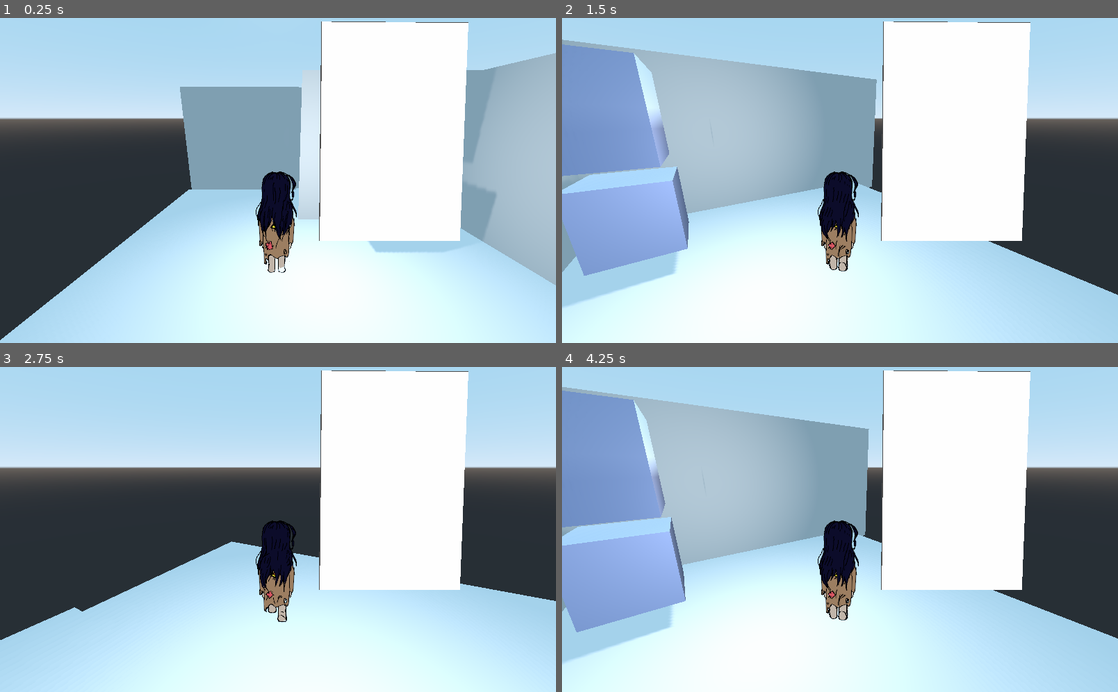
Above: before the commit, frames 1-4 (two rows, left to right).
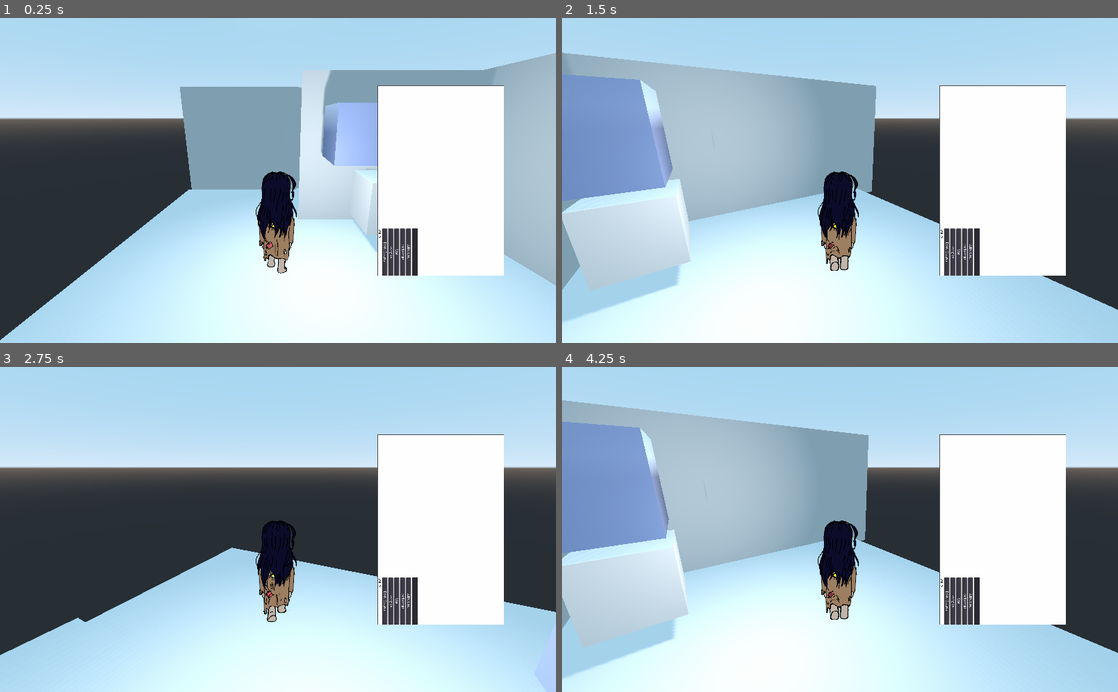
Above: after the commit, the same moments.

Repository: lmsonic/ArtGame
Game: Godot game, scene res://gui_in_3d.tscn
Two runs of this game, one before a commit and one after it. Both use one fixed random seed, a clock stepped at 60 frames per second and the inputs below.
Inputs (mouse positions are in pixels of both pictures, inside the frame that each line leads up to):
- Up to frame 1 (0.25 s): no input
- Up to frame 2 (1.5 s): move the mouse to (962, 164) at 0.52 s; press the mouse at (962, 164) at 0.53 s; hold Right (ui_right) 0.53-1.25 s; release the mouse at (962, 164) at 1.25 s; drag from (728, 196) to (812, 245) at 1.27 s
- Up to frame 3 (2.75 s): move the mouse to (333, 458) at 2.02 s; press the mouse at (333, 458) at 2.03 s; hold Right (ui_right) from 2.03 s (still down)
- Up to frame 4 (4.25 s): release Right (ui_right) at 2.75 s; release the mouse at (895, 458) at 2.75 s; drag from (812, 594) to (673, 480) at 2.77 s; move the mouse to (1006, 578) at 3.52 s; press the mouse at (1006, 578) at 3.53 s; hold Left (ui_left) from 3.53 s (still down)

The runs differ from the first frame. In frame 1, 17% of the frame differs, in the area x 46-91%, y 1-80%; in frame 2, 28%; in frame 3, 19%; in frame 4, 28%, in the area x 0-100%, y 1-96%.

Commit message:
fix disegno

Diff:
--- a/Draw.gd
+++ b/Draw.gd
@@ -7,10 +7,11 @@
 var lineStarted:=false
 var strokeId:=-1
 
-onready var labelText := $GUI/MarginContainer/HBoxContainer/VBoxContainer/Label
+onready var labelText := $GUIRecognizer/MarginContainer/HBoxContainer/VBoxContainer/Label
 
 func _ready():
 	Input.set_use_accumulated_input(false)
+
 
 func reset():
 	points.resize(0)
@@ -30,6 +31,7 @@
 		update()
 	if event.is_action_released("draw"):
 		points.push_back(Point.new(event.position.x,event.position.y,strokeId))
+		$GUIRecognizer/Timer.start(2.0)
 		lineStarted=false
 		update()
 
--- a/Draw.tscn
+++ b/Draw.tscn
@@ -14,8 +14,7 @@
 }
 paintWidth = 5.0
 
-[node name="GUI" type="Control" parent="."]
-visible = false
+[node name="GUIRecognizer" type="Control" parent="."]
 anchor_right = 1.0
 anchor_bottom = 1.0
 script = ExtResource( 3 )
@@ -23,53 +22,53 @@
 "_edit_use_anchors_": false
 }
 
-[node name="MarginContainer" type="MarginContainer" parent="GUI"]
+[node name="MarginContainer" type="MarginContainer" parent="GUIRecognizer"]
 anchor_right = 1.0
 anchor_bottom = 1.0
 __meta__ = {
 "_edit_use_anchors_": false
 }
 
-[node name="HBoxContainer" type="HBoxContainer" parent="GUI/MarginContainer"]
+[node name="HBoxContainer" type="HBoxContainer" parent="GUIRecognizer/MarginContainer"]
 margin_right = 1022.0
 margin_bottom = 597.0
 
-[node name="MarginContainer" type="MarginContainer" parent="GUI/MarginContainer/HBoxContainer"]
+[node name="MarginContainer" type="MarginContainer" parent="GUIRecognizer/MarginContainer/HBoxContainer"]
 margin_right = 252.0
 margin_bottom = 597.0
 size_flags_horizontal = 3
 
-[node name="MarginContainer2" type="MarginContainer" parent="GUI/MarginContainer/HBoxContainer"]
+[node name="MarginContainer2" type="MarginContainer" parent="GUIRecognizer/MarginContainer/HBoxContainer"]
 margin_left = 256.0
 margin_right = 509.0
 margin_bottom = 597.0
 size_flags_horizontal = 3
 
-[node name="MarginContainer3" type="MarginContainer" parent="GUI/MarginContainer/HBoxContainer"]
+[node name="MarginContainer3" type="MarginContainer" parent="GUIRecognizer/MarginContainer/HBoxContainer"]
 margin_left = 513.0
 margin_right = 765.0
 margin_bottom = 597.0
 size_flags_horizontal = 3
 
-[node name="VBoxContainer" type="VBoxContainer" parent="GUI/MarginContainer/HBoxContainer"]
+[node name="VBoxContainer" type="VBoxContainer" parent="GUIRecognizer/MarginContainer/HBoxContainer"]
 margin_left = 769.0
 margin_right = 1022.0
 margin_bottom = 597.0
 size_flags_horizontal = 3
 alignment = 2
 
-[node name="MarginContainer" type="MarginContainer" parent="GUI/MarginContainer/HBoxContainer/VBoxContainer"]
+[node name="MarginContainer" type="MarginContainer" parent="GUIRecognizer/MarginContainer/HBoxContainer/VBoxContainer"]
 margin_right = 253.0
 margin_bottom = 431.0
 size_flags_vertical = 3
 
-[node name="TextEdit" type="LineEdit" parent="GUI/MarginContainer/HBoxContainer/VBoxContainer"]
+[node name="TextEdit" type="LineEdit" parent="GUIRecognizer/MarginContainer/HBoxContainer/VBoxContainer"]
 margin_top = 435.0
 margin_right = 253.0
 margin_bottom = 459.0
 caret_blink_speed = 0.1
 
-[node name="Save" type="Button" parent="GUI/MarginContainer/HBoxContainer/VBoxContainer"]
+[node name="Save" type="Button" parent="GUIRecognizer/MarginContainer/HBoxContainer/VBoxContainer"]
 margin_top = 463.0
 margin_right = 253.0
 margin_bottom = 483.0
@@ -79,7 +78,7 @@
 "_edit_use_anchors_": false
 }
 
-[node name="Load" type="Button" parent="GUI/MarginContainer/HBoxContainer/VBoxContainer"]
+[node name="Load" type="Button" parent="GUIRecognizer/MarginContainer/HBoxContainer/VBoxContainer"]
 margin_top = 487.0
 margin_right = 253.0
 margin_bottom = 507.0
@@ -88,7 +87,7 @@
 "_edit_use_anchors_": false
 }
 
-[node name="Clear" type="Button" parent="GUI/MarginContainer/HBoxContainer/VBoxContainer"]
+[node name="Clear" type="Button" parent="GUIRecognizer/MarginContainer/HBoxContainer/VBoxContainer"]
 margin_top = 511.0
 margin_right = 253.0
 margin_bottom = 531.0
@@ -97,7 +96,7 @@
 "_edit_use_anchors_": false
 }
 
-[node name="Recognize" type="Button" parent="GUI/MarginContainer/HBoxContainer/VBoxContainer"]
+[node name="Recognize" type="Button" parent="GUIRecognizer/MarginContainer/HBoxContainer/VBoxContainer"]
 margin_top = 535.0
 margin_right = 253.0
 margin_bottom = 555.0
@@ -106,7 +105,7 @@
 "_edit_use_anchors_": false
 }
 
-[node name="DeleteGestures" type="Button" parent="GUI/MarginContainer/HBoxContainer/VBoxContainer"]
+[node name="DeleteGestures" type="Button" parent="GUIRecognizer/MarginContainer/HBoxContainer/VBoxContainer"]
 margin_top = 559.0
 margin_right = 253.0
 margin_bottom = 579.0
@@ -115,16 +114,21 @@
 "_edit_use_anchors_": false
 }
 
-[node name="Label" type="Label" parent="GUI/MarginContainer/HBoxContainer/VBoxContainer"]
+[node name="Label" type="Label" parent="GUIRecognizer/MarginContainer/HBoxContainer/VBoxContainer"]
 margin_top = 583.0
 margin_right = 253.0
 margin_bottom = 597.0
 custom_colors/font_color = Color( 0, 0, 0, 1 )
 text = "Gesture"
-[connection signal="clear" from="GUI" to="." method="reset"]
-[connection signal="show_gesture" from="GUI" to="." method="_on_show_gesture"]
-[connection signal="button_down" from="GUI/MarginContainer/HBoxContainer/VBoxContainer/Save" to="GUI" method="_on_save"]
-[connection signal="button_down" from="GUI/MarginContainer/HBoxContainer/VBoxContainer/Load" to="GUI" method="_on_load"]
-[connection signal="button_down" from="GUI/MarginContainer/HBoxContainer/VBoxContainer/Clear" to="." method="reset"]
-[connection signal="button_down" from="GUI/MarginContainer/HBoxContainer/VBoxContainer/Recognize" to="GUI" method="recognize"]
-[connection signal="button_down" from="GUI/MarginContainer/HBoxContainer/VBoxContainer/DeleteGestures" to="GUI" method="_on_DeleteGestures_button_down"]
+
+[node name="Timer" type="Timer" parent="GUIRecognizer"]
+one_shot = true
+[connection signal="clear" from="GUIRecognizer" to="." method="reset"]
+[connection signal="recognized" from="GUIRecognizer" to="." method="_on_GUIRecognizer_recognized"]
+[connection signal="show_gesture" from="GUIRecognizer" to="." method="_on_show_gesture"]
+[connection signal="button_down" from="GUIRecognizer/MarginContainer/HBoxContainer/VBoxContainer/Save" to="GUIRecognizer" method="_on_save"]
+[connection signal="button_down" from="GUIRecognizer/MarginContainer/HBoxContainer/VBoxContainer/Load" to="GUIRecognizer" method="_on_load"]
+[connection signal="button_down" from="GUIRecognizer/MarginContainer/HBoxContainer/VBoxContainer/Clear" to="." method="reset"]
+[connection signal="button_down" from="GUIRecognizer/MarginContainer/HBoxContainer/VBoxContainer/Recognize" to="GUIRecognizer" method="recognize"]
+[connection signal="button_down" from="GUIRecognizer/MarginContainer/HBoxContainer/VBoxContainer/DeleteGestures" to="GUIRecognizer" method="_on_DeleteGestures_button_down"]
+[connection signal="timeout" from="GUIRecognizer/Timer" to="GUIRecognizer" method="recognize"]
--- /dev/null
+++ b/Recognized.gd
@@ -0,0 +1,21 @@
+extends Node
+
+class_name Recognized
+# Declare member variables here. Examples:
+# var a = 2
+# var b = "text"
+#onready var path = get_tree().root.get_child(0).get_node("Cubio/Camera/GUIPanel3D/Viewport/Draw/GUIRecognizer")
+
+# Called when the node enters the scene tree for the first time.
+func _ready():
+	pass#path.connect("recognised",self,"triggered")
+
+func connect_signal(node:Node):
+	node.connect("recognized",self,"triggered")
+
+func triggered(result):
+	if result=="triangle":
+		print("Triggerato")
+# Called every frame. 'delta' is the elapsed time since the previous frame.
+#func _process(delta):
+#	pass
--- a/gui_in_3d.tscn
+++ b/gui_in_3d.tscn
@@ -1,6 +1,7 @@
-[gd_scene load_steps=16 format=2]
+[gd_scene load_steps=18 format=2]
 
 [ext_resource path="res://gui_panel_3d.tscn" type="PackedScene" id=1]
+[ext_resource path="res://Recognized.gd" type="Script" id=2]
 [ext_resource path="res://kinematic character/cubio.gd" type="Script" id=3]
 [ext_resource path="res://assets/protag frames/sprite basedietro fermo2.png" type="Texture" id=4]
 [ext_resource path="res://assets/protag frames/sprite basedietro fermo6.png" type="Texture" id=5]
@@ -23,7 +24,8 @@
 "speed": 5.0
 } ]
 
-[sub_resource type="BoxShape" id=2]
+[sub_resource type="CapsuleShape" id=2]
+radius = 0.583372
 
 [sub_resource type="PlaneMesh" id=3]
 
@@ -32,6 +34,8 @@
 [sub_resource type="CubeMesh" id=5]
 
 [sub_resource type="SpatialMaterial" id=6]
+
+[sub_resource type="SpatialMaterial" id=7]
 albedo_color = Color( 0.722656, 0.791992, 1, 1 )
 roughness = 0.0
 
@@ -46,7 +50,7 @@
 billboard = 2
 frames = SubResource( 1 )
 animation = "walk"
-frame = 6
+frame = 3
 playing = true
 
 [node name="CollisionShape" type="CollisionShape" parent="Cubio"]
@@ -59,7 +63,7 @@
 near = 0.1
 
 [node name="GUIPanel3D" parent="Cubio/Camera" instance=ExtResource( 1 )]
-transform = Transform( -0.00198589, 1.16663, 0.0109804, -1.16557, -0.0015054, -0.0508581, -0.0508417, -0.0110566, 1.16552, 1.84215, 0.753674, -3.47814 )
+transform = Transform( -4.37114e-08, 1, 0, -1, -4.37114e-08, 0, 0, 0, 1, 2.56105, 5.96046e-07, -3.4006 )
 
 [node name="WinText" type="CenterContainer" parent="Cubio"]
 visible = false
@@ -96,7 +100,7 @@
 transform = Transform( 2.10362, 0, 0, 0, 1, 0, 0, 0, 1, 0.901278, 1.86921, 1.32959 )
 
 [node name="CollisionShape" type="CollisionShape" parent="Background/Wall/StaticBody"]
-transform = Transform( 1, 0, 0, 0, 2.89978, -8.30423e-08, 0, -8.30423e-08, 1, 0, 0, 0.5 )
+transform = Transform( 1, 0, 0, 0, 2.89978, -8.30423e-08, 0, -8.30423e-08, 1, 0, -7.45058e-09, 0.221655 )
 shape = SubResource( 4 )
 
 [node name="Wall4" type="MeshInstance" parent="Background"]
@@ -124,12 +128,15 @@
 mesh = SubResource( 3 )
 material/0 = null
 
-[node name="Cube" type="MeshInstance" parent="Background"]
+[node name="Cube" type="MeshInstance" parent="Background" groups=[
+"recognized",
+]]
 transform = Transform( 1, 0, 0, 0, 1, 0, 0, 0, 1, 4.25901, -0.598608, 0.374871 )
 mesh = SubResource( 5 )
 material/0 = SubResource( 6 )
+script = ExtResource( 2 )
 
 [node name="Cube2" type="MeshInstance" parent="Background"]
 transform = Transform( 1, 0, 0, 0, 1, 0, 0, 0, 1, 2.88761, 2.01326, 0.374871 )
 mesh = SubResource( 5 )
-material/0 = SubResource( 6 )
+material/0 = SubResource( 7 )
--- a/kinematic character/cubio.gd
+++ b/kinematic character/cubio.gd
@@ -7,6 +7,7 @@
 var jump_speed = 6  # jump strength
 
 var spin = 3  # rotation speed
+
 
 
 var velocity = Vector3()
--- a/pdollar/GestureManager.gd
+++ b/pdollar/GestureManager.gd
@@ -3,20 +3,26 @@
 var trainingSet:Array=[]
 signal show_gesture
 signal clear
+signal recognized(shape)
 const gesture_folder = "user://gestures"
 onready var textEdit := $MarginContainer/HBoxContainer/VBoxContainer/TextEdit
 onready var textLabel:=$MarginContainer/HBoxContainer/VBoxContainer/Label
+export var threshold:= 0.75
+
 func update_gestures():
 	trainingSet=GestureIO.load_gestures()
 
 func _ready():
 	trainingSet=GestureIO.load_gestures()
+	get_tree().call_group("recognized","connect_signal",self)
 
 func recognize():
 	var points = get_parent().points
-	if points:
+	if points and points.size()>5:
 		var result = GestureRecognizer.Classify(Gesture.new(points,[],""),trainingSet)
 		textLabel.text = result.GestureClass+' '+ str(result.Score)
+		if result.Score>threshold:
+			emit_signal("recognized",result.GestureClass)
 
 func _on_save():
 	var name:String=textEdit.text
--- a/project.godot
+++ b/project.godot
@@ -38,6 +38,11 @@
 "class": "Point",
 "language": "GDScript",
 "path": "res://pdollar/Point.gd"
+}, {
+"base": "Node",
+"class": "Recognized",
+"language": "GDScript",
+"path": "res://Recognized.gd"
 } ]
 _global_script_class_icons={
 "Gesture": "",
@@ -45,7 +50,8 @@
 "GestureRecognizer": "",
 "Jsonify": "",
 "Line": "",
-"Point": ""
+"Point": "",
+"Recognized": ""
 }
 
 [application]
